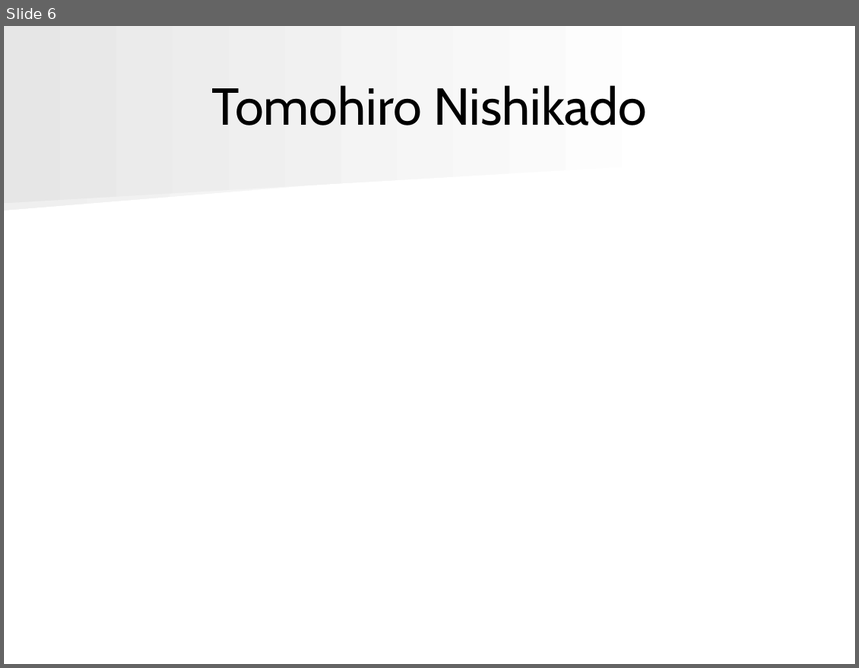
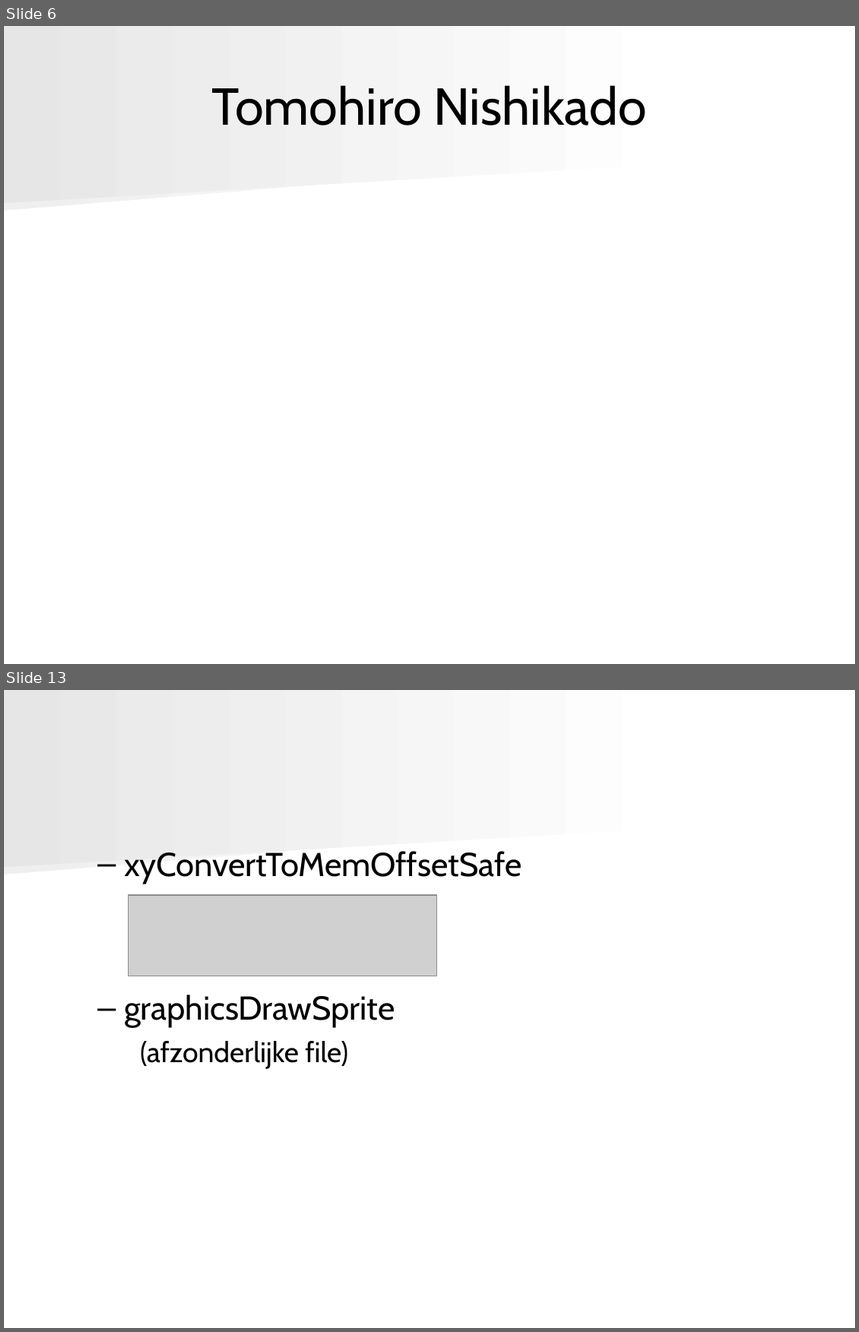
Before and after one commit to angryzor/space_invaders_8086, a slide deck: Presentatie.ppt. Shown one above the other, each under a label of ours: slide 6 before the commit, slides 6 and 13 after it; the slides between them are not shown. The pictures are 859x668 and 859x1332 pixels, drawn with LibreOffice and Linux fonts; fonts in the diff are those of the drawing; grey boxes stand for pictures. Boxes give left, top, right and bottom in pixels: in the first picture for what was removed or moved away, otherwise in the second. Text is boxed around its words. In the diff, an @@ line names an element or a change of style, - is before the commit and + after.

```diff
--- a/Presentatie.ppt
+++ b/Presentatie.ppt
@@ slide 13 added at (x1=4, y1=690, x2=855, y2=1328), background #FFFFFF; not listed: 2 template elements that a slide beside it also shows @@
@@ text added at (x1=124, y1=851, x2=522, y2=1068), 28 pt, text #000000 @@
+  – xyConvertToMemOffsetSafe
+  – graphicsDrawSprite
+    (afzonderlijke file)
@@ picture added at (x1=129, y1=895, x2=436, y2=976) @@
```
Also in this commit, not shown: 9 other slides added, 3 slides removed, 1 other file.
